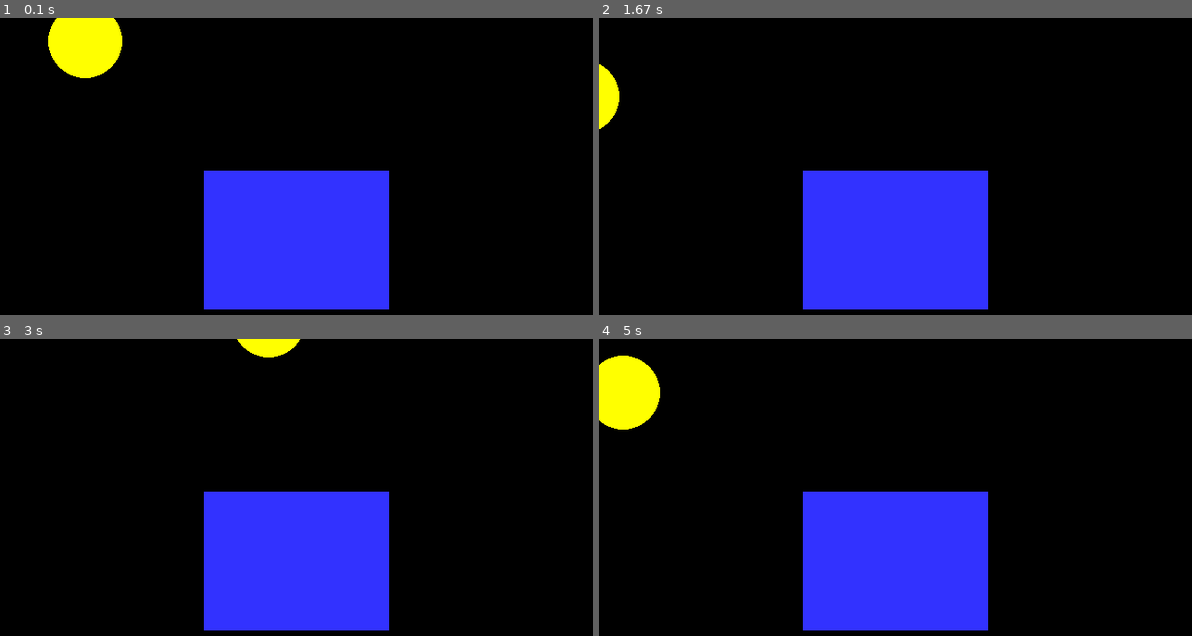
Above: before the commit, frames 1-4 (two rows, left to right).
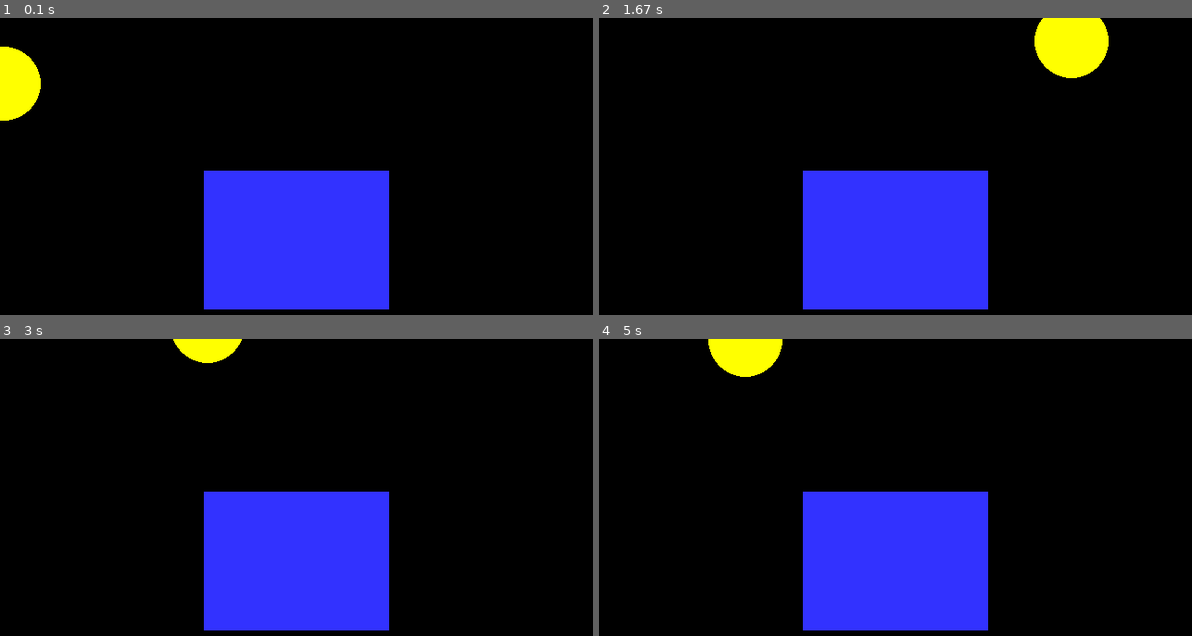
Above: after the commit, the same moments.

Repository: JavierRT7/RamosTurnes-classwork
Game: pygame game, started from pyGame/Rising sun/rising-sun.py
Two runs of this game, one before a commit and one after it. Both use one fixed random seed, a clock stepped at 60 frames per second and the inputs below.
Inputs:
- Up to frame 1 (0.1 s): no input
- Up to frame 2 (1.67 s): no input
- Up to frame 3 (3 s): no input
- Up to frame 4 (5 s): no input

The runs differ from the first frame. In frame 1, 3.5% of the frame differs, in the area x 0-21%, y 0-35%; in frame 2, 2.7%; in frame 3, 1.1%; in frame 4, 3.4%.

Commit message:
Update rising-sun.py

Diff:
--- a/pyGame/Rising sun/rising-sun.py
+++ b/pyGame/Rising sun/rising-sun.py
@@ -44,6 +44,6 @@
   # -- flip display to reveal new position of objects
   pygame.display.flip()
   # - The clock ticks over
-  clock.tick(60)
+  clock.tick(15)
 #End While - End of game loop
 pygame.quit()
